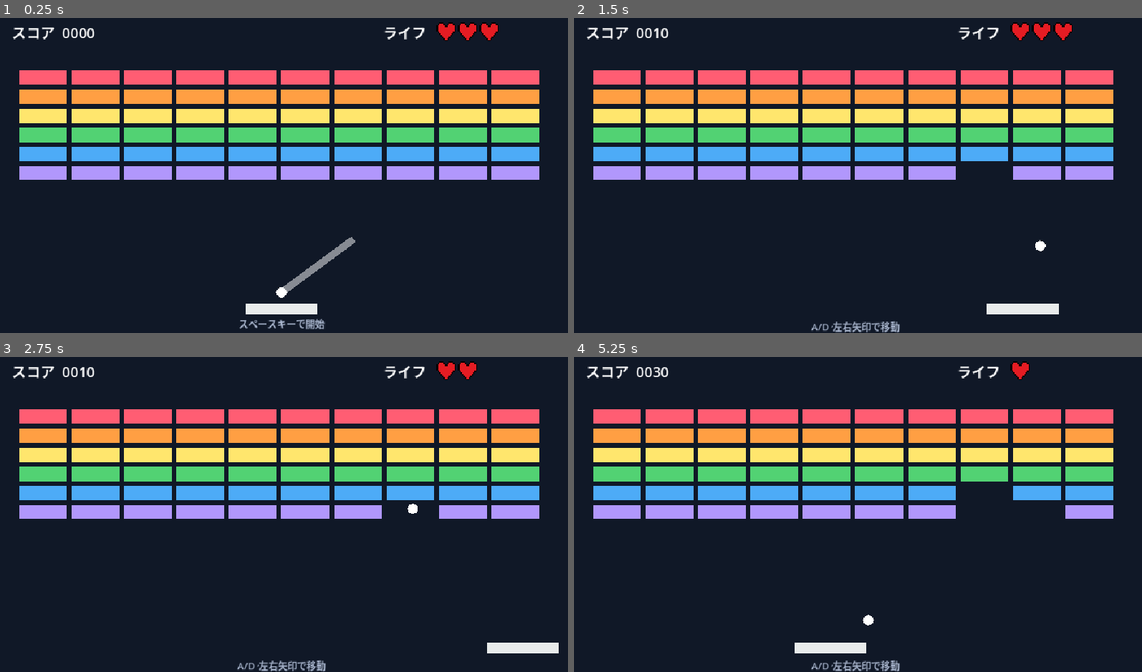
Above: before the commit, frames 1-4 (two rows, left to right).
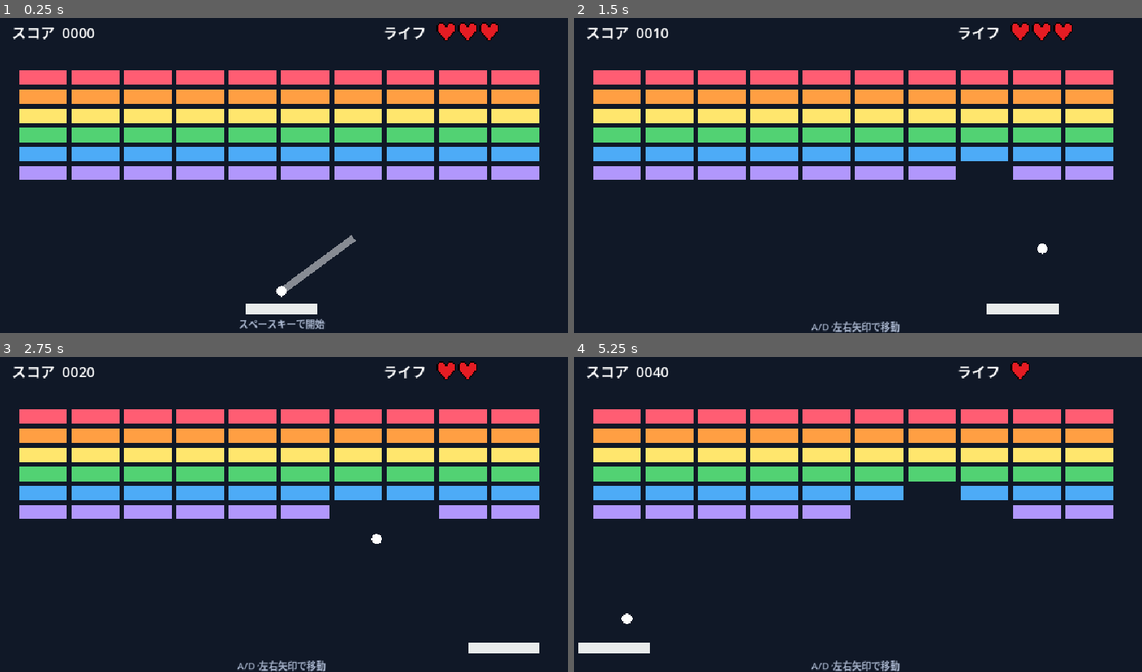
Above: after the commit, the same moments.

Repository: ittokunvim/example-godot
Game: Godot game, scene res://main.tscn
Two runs of this game, one before a commit and one after it. Both use one fixed random seed, a clock stepped at 60 frames per second and the inputs below.
Inputs (mouse positions are in pixels of both pictures, inside the frame that each line leads up to):
- Up to frame 1 (0.25 s): no input
- Up to frame 2 (1.5 s): tap Enter (ui_accept) at 0.5, 1.35 s; move the mouse to (982, 156) at 0.52 s; hold D (move_right) 0.53-1.28 s; hold Enter (ui_accept) 0.53-1.28 s; click (982, 156) at 0.67 s; move the mouse to (738, 188) at 1.27 s; hold A (move_left) from 1.28 s (still down)
- Up to frame 3 (2.75 s): tap Enter (ui_accept) at 1.52, 1.82 s; move the mouse to (340, 438) at 2.02 s; release A (move_left) at 2.03 s; hold D (move_right) from 2.03 s (still down); hold Enter (ui_accept) from 2.03 s (still down)
- Up to frame 4 (5.25 s): move the mouse to (829, 574) at 2.77 s; release Enter (ui_accept) at 2.78 s; tap Enter (ui_accept) at 2.85, 3.02, 3.32, 4.35, 4.52, 4.82 s; click (829, 574) at 2.92 s; move the mouse to (1028, 558) at 3.52 s; release D (move_right) at 3.53 s; hold Enter (ui_accept) 3.53-4.28 s; hold A (move_left) from 3.53 s (still down); move the mouse to (681, 464) at 4.27 s; move the mouse to (886, 511) at 5.02 s; hold Enter (ui_accept) from 5.03 s (still down); click (886, 511) at 5.17 s

The runs differ from the first frame. In frame 1, 0.1% of the frame differs, in the area x 48-63%, y 68-89%; in frame 2, less than 0.1%; in frame 3, 0.7%; in frame 4, 2.8%, in the area x 0-86%, y 3-95%.

Commit message:
fix(breakout): paddle and ball
Close: #34

Diff:
--- a/breakout/ball.gd
+++ b/breakout/ball.gd
@@ -15,10 +15,11 @@
 
 # リセット時の初期発射方向。Y を負にすることで必ず上方向へ発射する。
 const INITIAL_DIRECTION := Vector2(1.0, -1.0)
+const MARGIN: Vector2 = Vector2(0, 30.0)
 
 @onready var bounce_sound: AudioStreamPlayer = $BounceSound
+@onready var paddle: BreakoutPaddle = $"../Paddle"
 
-var _initial_position := Vector2.ZERO
 var _show_aim_sweep := true
 var _velocity := Vector2.ZERO
 
@@ -30,15 +31,11 @@
 var _direction_x := INITIAL_DIRECTION.x
 
 
-func _ready() -> void:
-	# シーンで設定した開始位置を、残機を失ったときの復帰位置として保存する。
-	_initial_position = position
-
-
 func _physics_process(delta: float) -> void:
 	if _velocity == Vector2.ZERO:
 		if not _show_aim_sweep:
 			return
+		position = paddle.position - MARGIN
 
 		# 発射待機中は照準を左右に往復させる。
 		_launch_direction.x += _direction_x * AIM_SWEEP_SPEED * delta
@@ -98,7 +95,6 @@
 	_show_aim_sweep = true
 	_launch_direction = INITIAL_DIRECTION.normalized()
 	_direction_x = INITIAL_DIRECTION.x
-	position = _initial_position
 	_velocity = Vector2.ZERO
 	queue_redraw()
 
--- a/breakout/game.gd
+++ b/breakout/game.gd
@@ -67,7 +67,6 @@
 
 
 func _start_or_restart() -> void:
-	paddle.reset()
 	paddle.set_active(true)
 	ball.launch()
 	_awaiting_launch = false
@@ -131,7 +130,6 @@
 	_awaiting_launch = true
 	_lose_life()
 	_update_hud()
-	paddle.set_active(false)
 	if _lives <= 0:
 		game_over_sound.play()
 		_awaiting_launch = false
@@ -143,7 +141,6 @@
 		return
 
 	ball.reset()
-	paddle.reset()
 	failure_sound.play()
 
 
--- a/breakout/paddle.gd
+++ b/breakout/paddle.gd
@@ -6,7 +6,7 @@
 const HALF_WIDTH := 60.0
 const HORIZONTAL_MARGIN := 16.0
 
-var _active := false
+var _active := true
 var _initial_position := Vector2.ZERO
 
 
